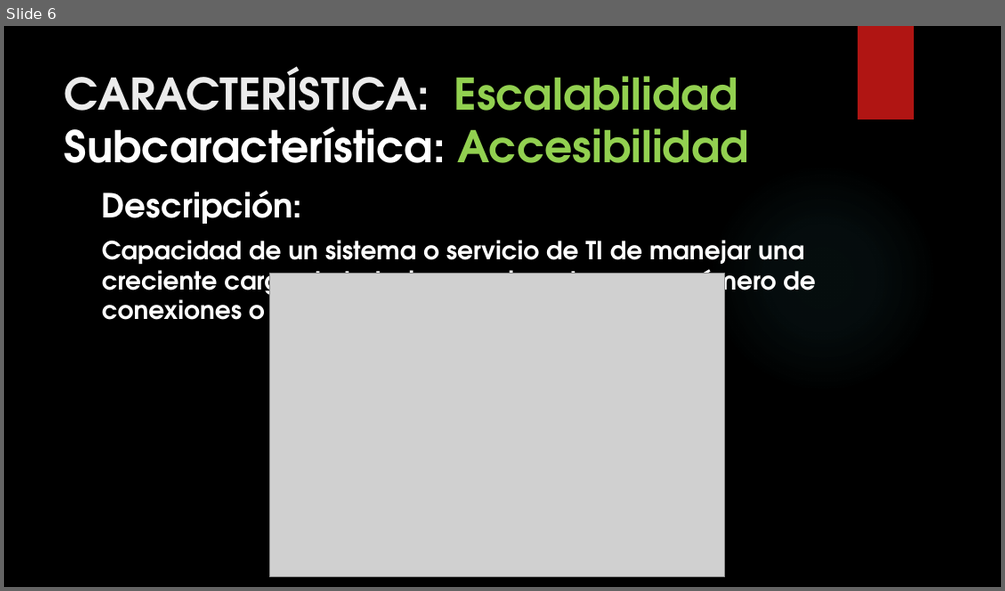
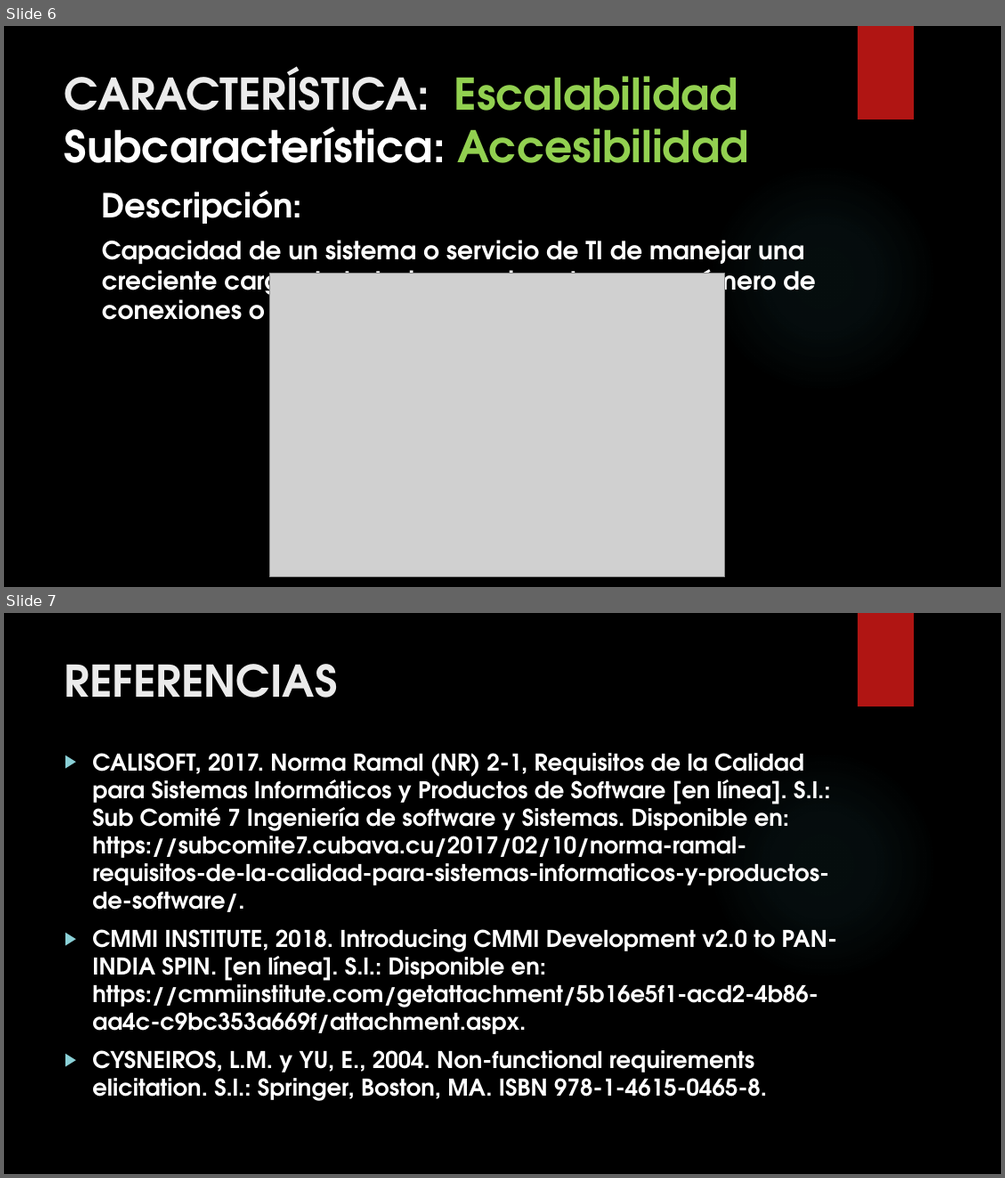
Before and after one commit to Neiver97/TrabajoArquitecturaDoc, a slide deck: REQUISITOS NO FUNCIONALES.pptx. Shown one above the other, each under a label of ours: slide 6 before the commit, slides 6 and 7 after it. The pictures are 1005x591 and 1005x1178 pixels, drawn with LibreOffice and Linux fonts; fonts in the diff are those of the drawing; grey boxes stand for pictures; background and template pictures are left out. Boxes give left, top, right and bottom in pixels: in the first picture for what was removed or moved away, otherwise in the second. Text is boxed around its words. In the diff, an @@ line names an element or a change of style, - is before the commit and + after.

Commit message:
Segundo Commit

```diff
--- a/REQUISITOS NO FUNCIONALES.pptx
+++ b/REQUISITOS NO FUNCIONALES.pptx
@@ slide 7 added at [4, 613, 1001, 1174], background picture (left out); not listed: 2 template elements that a slide beside it also shows @@
@@ title added at [65, 664, 338, 698], 42 pt, text #EBEBEB, bold @@
+REFERENCIAS
@@ text added at [92, 753, 837, 1101], 22.2 pt, text #FFFFFF, bold @@
+▶ CALISOFT, 2017. Norma Ramal (NR) 2-1, Requisitos de la Calidad para Sistemas Informáticos y Productos de Software [en línea]. S.l.: Sub Comité 7 Ingeniería de software y Sistemas. Disponible en: https://subcomite7.cubava.cu/2017/02/10/norma-ramal-requisitos-de-la-calidad-para-sistemas-informaticos-y-productos-de-software/.
+▶ CMMI INSTITUTE, 2018. Introducing CMMI Development v2.0 to PAN-INDIA SPIN. [en línea]. S.l.: Disponible en: https://cmmiinstitute.com/getattachment/5b16e5f1-acd2-4b86-aa4c-c9bc353a669f/attachment.aspx.
+▶ CYSNEIROS, L.M. y YU, E., 2004. Non-functional requirements elicitation. S.l.: Springer, Boston, MA. ISBN 978-1-4615-0465-8.
```
